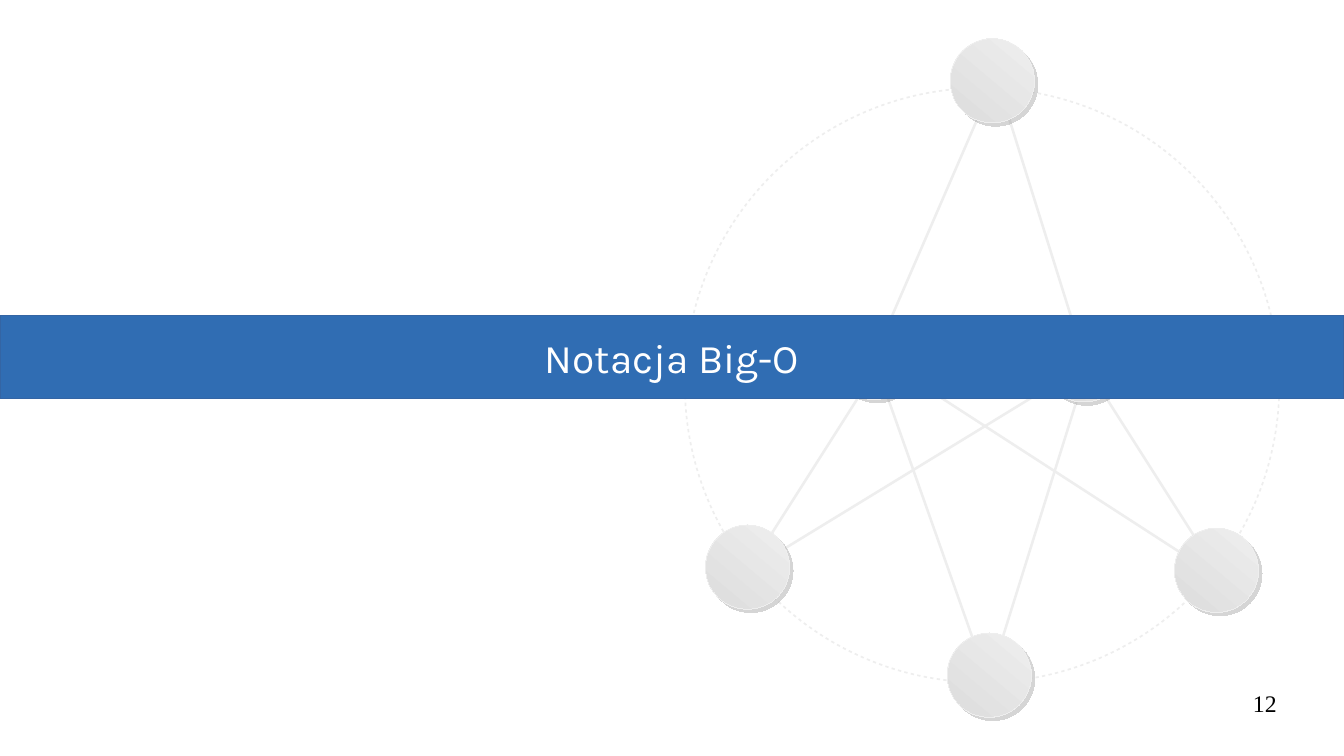
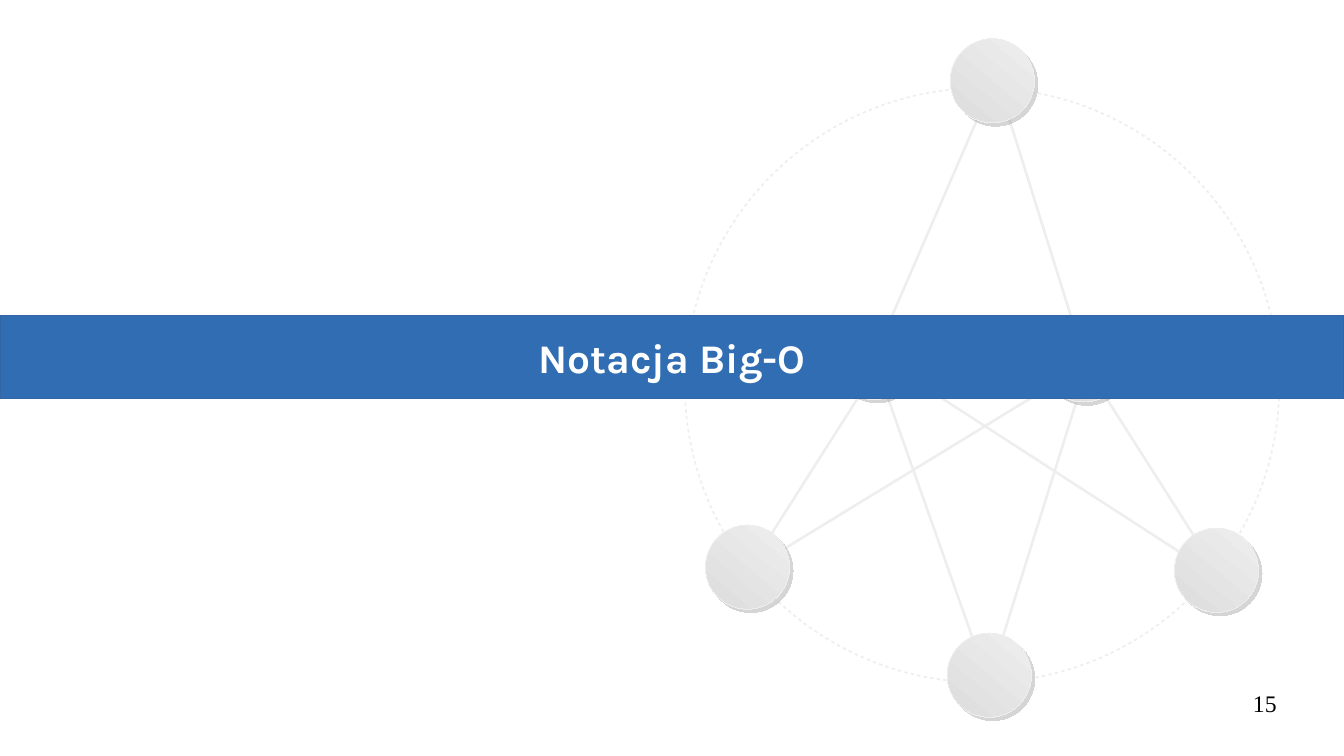
Before and after one commit to Michael-Wisniewski/algorithmic-workshop, a slide deck: slide 15 of gotowa.odp (slide 12 before the commit). Drawn at 1344x756 pixels with LibreOffice and Linux fonts; fonts in the diff are those of the drawing. Boxes give left, top, right and bottom in pixels: in the first picture for what was removed or moved away, otherwise in the second. Text is boxed around its words. In the diff, an @@ line names an element or a change of style, - is before the commit and + after.

```diff
--- a/gotowa.odp
+++ b/gotowa.odp
@@ rectangle "Notacja Big-O" at (x1=0, y1=316, x2=1344, y2=399): bold on @@
@@ page number at (x1=1253, y1=696, x2=1277, y2=713): text changed @@
-12
+15
```
Also in this commit, not shown: 12 other slides changed, 7 slides added, 1 other file.
